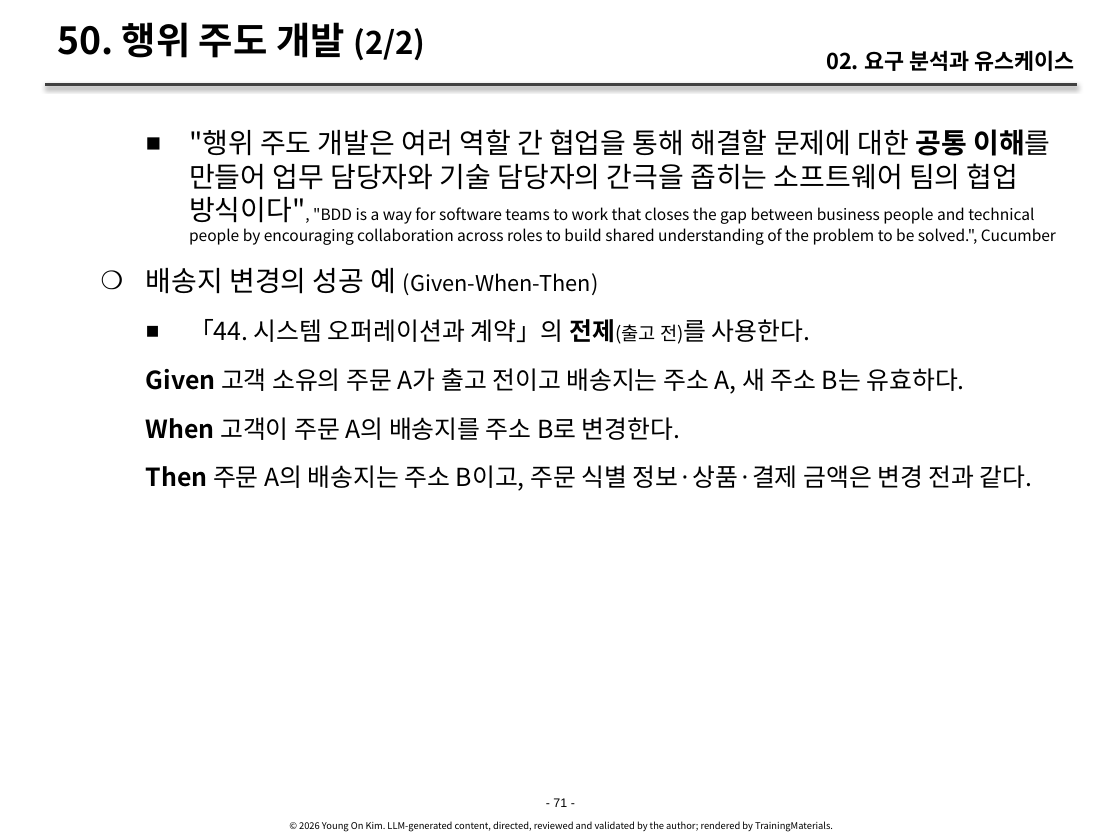
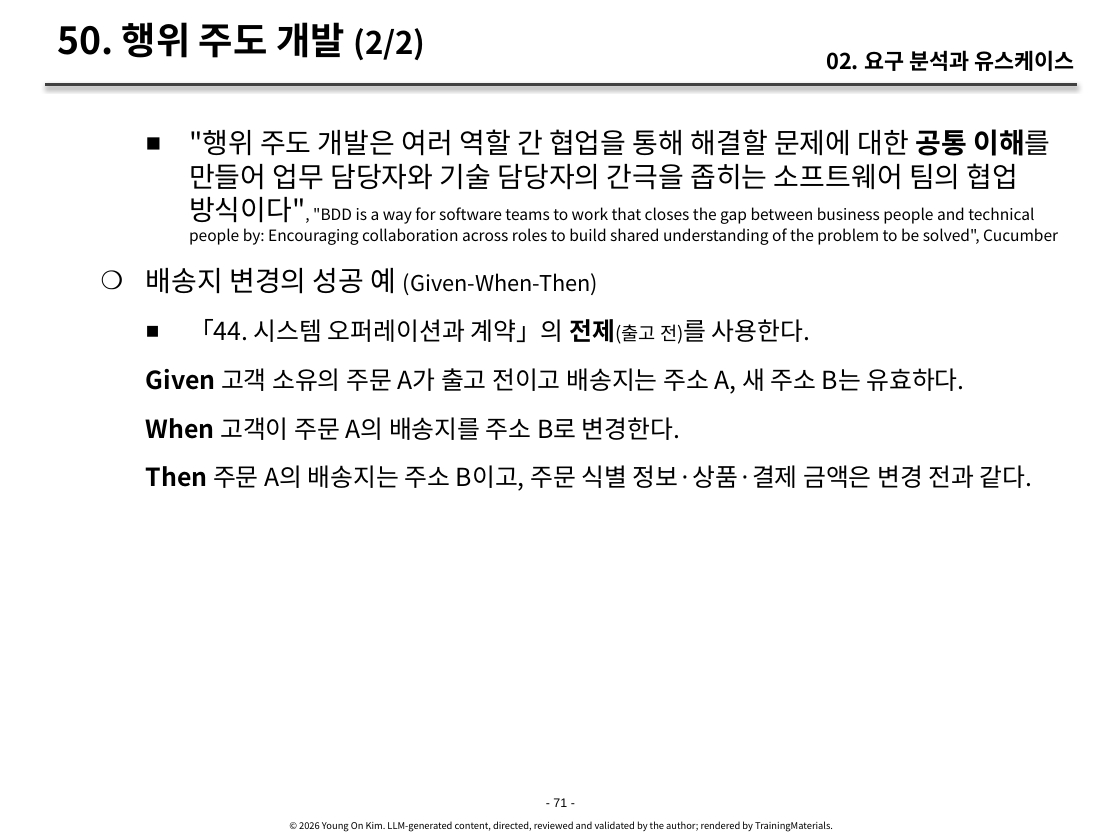
Before and after one commit to YoungSan77/TrainingMaterials, a slide deck: slide 71 of courses/ooad/sessions/s02.pptx. Drawn at 1120x840 pixels with LibreOffice and Linux fonts; fonts in the diff are those of the drawing. Boxes give left, top, right and bottom in pixels: in the first picture for what was removed or moved away, otherwise in the second. Text is boxed around its words. In the diff, an @@ line names an element or a change of style, - is before the commit and + after.

```diff
--- a/courses/ooad/sessions/s02.pptx
+++ b/courses/ooad/sessions/s02.pptx
@@ text at [189, 129, 1058, 245]: text changed @@
-      ■ "행위 주도 개발은 여러 역할 간 협업을 통해 해결할 문제에 대한 공통 이해를 만들어 업무 담당자와 기술 담당자의 간극을 좁히는 소프트웨어 팀의 협업 방식이다", "BDD is a way for software teams to work that closes the gap between business people and technical people by encouraging collaboration across roles to build shared understanding of the problem to be solved.", Cucumber
+      ■ "행위 주도 개발은 여러 역할 간 협업을 통해 해결할 문제에 대한 공통 이해를 만들어 업무 담당자와 기술 담당자의 간극을 좁히는 소프트웨어 팀의 협업 방식이다", "BDD is a way for software teams to work that closes the gap between business people and technical people by: Encouraging collaboration across roles to build shared understanding of the problem to be solved", Cucumber
```
Also in this commit, not shown: 6 other files.
